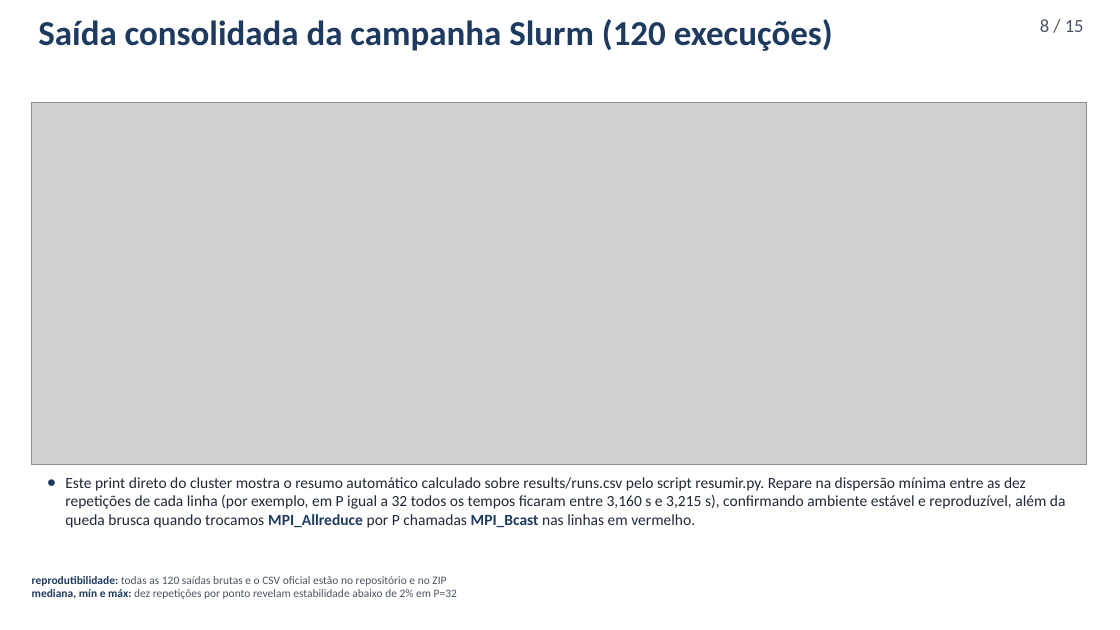
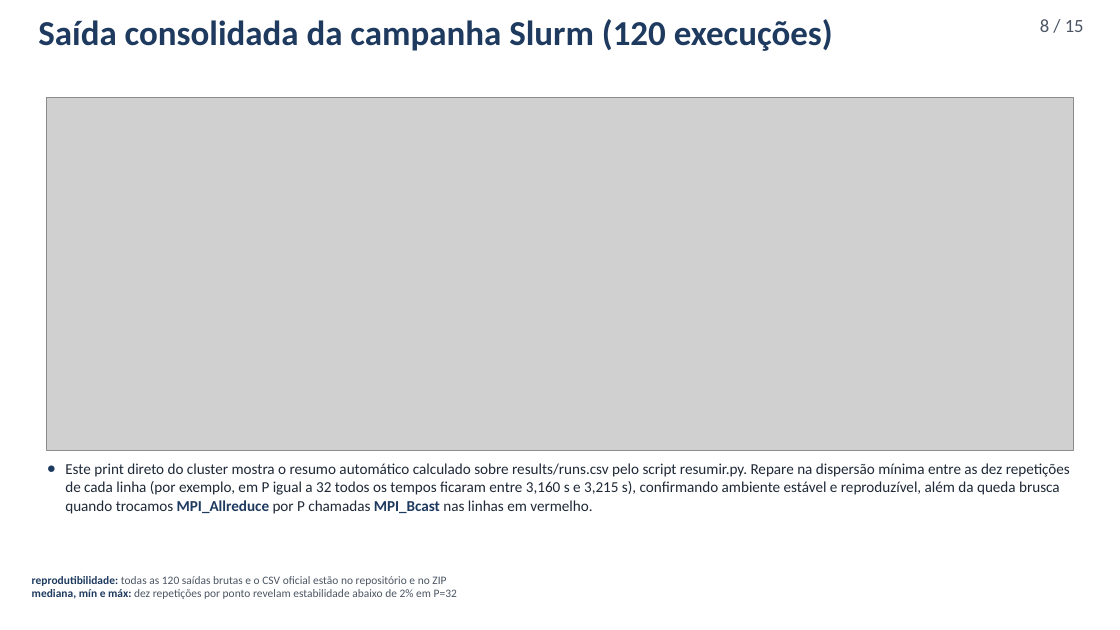
Before and after one commit to bengo501/Trabalho4-Computacao-Paralela, a slide deck: slide 8 of apresentacao/apresentacao.pptx. Drawn at 1120x630 pixels with LibreOffice and Linux fonts; fonts in the diff are those of the drawing; grey boxes stand for pictures. Boxes give left, top, right and bottom in pixels: in the first picture for what was removed or moved away, otherwise in the second. Text is boxed around its words. In the diff, an @@ line names an element or a change of style, - is before the commit and + after.

```diff
--- a/apresentacao/apresentacao.pptx
+++ b/apresentacao/apresentacao.pptx
@@ picture: place and size @@
-picture at (32,103,1086,465)
+picture at (46,97,1075,450)
@@ text "Este print direto do cluster ...": place and size @@
-text "Este print direto do cluster ..." at (65,477,1066,528)
+text "Este print direto do cluster ..." at (65,463,1070,514)
@@ text "Este print direto do cluster ..." at (65,463,1070,514): size 13.3 to 13 pt @@
```
Also in this commit, not shown: 5 other slides changed.
